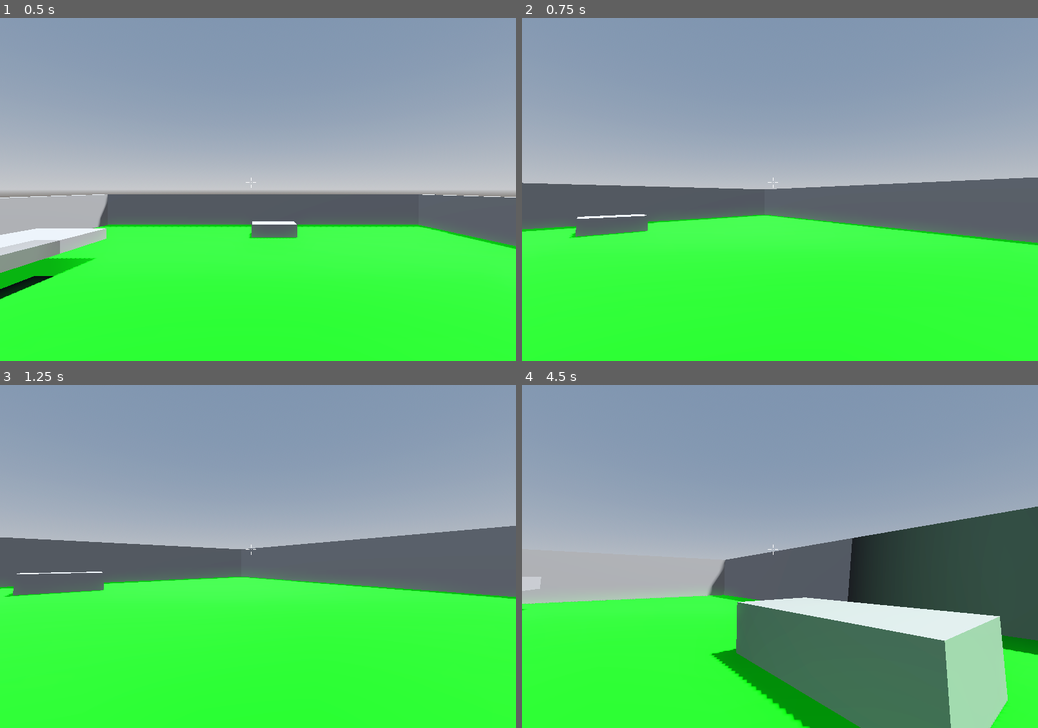
Above: before the commit, frames 1-4 (two rows, left to right).
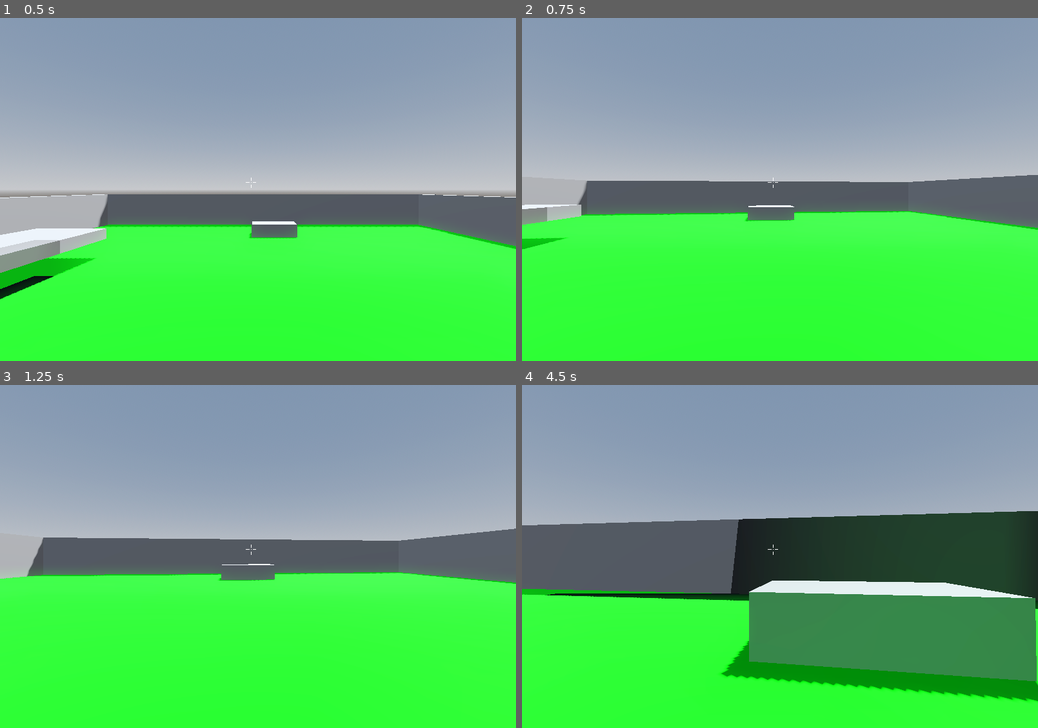
Above: after the commit, the same moments.

Repository: jd-58/FPS-game
Game: Godot game, scene res://Scenes.tscn
Two runs of this game, one before a commit and one after it. Both use one fixed random seed, a clock stepped at 60 frames per second and the inputs below.
Inputs (mouse positions are in pixels of both pictures, inside the frame that each line leads up to):
- Up to frame 1 (0.5 s): no input
- Up to frame 2 (0.75 s): move the mouse to (805, 189) at 0.52 s; hold W (Forward) from 0.53 s (still down); hold C (Crouch) from 0.53 s (still down)
- Up to frame 3 (1.25 s): keep holding W (Forward); keep holding C (Crouch)
- Up to frame 4 (4.5 s): keep holding W (Forward); move the mouse to (754, 556) at 1.27 s; release C (Crouch) at 1.28 s; tap C (Crouch) at 1.35, 2.85 s; move the mouse to (790, 549) at 2.02 s; hold C (Crouch) 2.03-2.78 s; tap Shift (Sprint) at 2.1, 4.35 s; move the mouse to (774, 563) at 2.77 s; move the mouse to (816, 559) at 3.52 s; hold C (Crouch) 3.53-4.28 s; move the mouse to (738, 553) at 4.27 s

Frame 1 is identical in both runs. In frame 2, 6.5% of the frame differs, in the area x 0-100%, y 45-68%; in frame 3, 5.7%; in frame 4, 39%, in the area x 0-100%, y 35-100%.

Commit message:
Re-added crouching
Added crouching through the state machine

Diff:
--- a/Controllers/player_controller.gd
+++ b/Controllers/player_controller.gd
@@ -2,7 +2,7 @@
 
 extends CharacterBody3D
 
-@export var MOUSE_SENSITIVITY : float = 0.5
+@export var MOUSE_SENSITIVITY : float = 0.08
 @export var TILT_LOWER_LIMIT := deg_to_rad(-90.0)
 @export var TILT_UPPER_LIMIT := deg_to_rad(90.0)
 @export var CAMERA_CONTROLLER : Camera3D
--- a/Controllers/player_controller.tscn
+++ b/Controllers/player_controller.tscn
@@ -8,49 +8,11 @@
 [ext_resource type="Script" path="res://Scripts/IdlePlayerState.gd" id="6_8djid"]
 [ext_resource type="Script" path="res://Scripts/WalkingPlayerState.gd" id="7_og5xb"]
 [ext_resource type="Script" path="res://Scripts/SprintingPlayerState.gd" id="8_xlye1"]
+[ext_resource type="Script" path="res://Scripts/CrouchingPlayerState.gd" id="9_rod4l"]
 
 [sub_resource type="CapsuleShape3D" id="CapsuleShape3D_umppa"]
 
 [sub_resource type="CapsuleMesh" id="CapsuleMesh_0kc6y"]
-
-[sub_resource type="Animation" id="Animation_e6r1h"]
-resource_name = "Crouch"
-tracks/0/type = "value"
-tracks/0/imported = false
-tracks/0/enabled = true
-tracks/0/path = NodePath("CollisionShape3D:shape:height")
-tracks/0/interp = 2
-tracks/0/loop_wrap = true
-tracks/0/keys = {
-"times": PackedFloat32Array(0, 1),
-"transitions": PackedFloat32Array(1, 1),
-"update": 0,
-"values": [2.0, 1.5]
-}
-tracks/1/type = "value"
-tracks/1/imported = false
-tracks/1/enabled = true
-tracks/1/path = NodePath("CollisionShape3D:position")
-tracks/1/interp = 2
-tracks/1/loop_wrap = true
-tracks/1/keys = {
-"times": PackedFloat32Array(0, 1),
-"transitions": PackedFloat32Array(1, 1),
-"update": 0,
-"values": [Vector3(0, 1, 0), Vector3(0, 1, 0)]
-}
-tracks/2/type = "value"
-tracks/2/imported = false
-tracks/2/enabled = true
-tracks/2/path = NodePath("CameraController:position")
-tracks/2/interp = 2
-tracks/2/loop_wrap = true
-tracks/2/keys = {
-"times": PackedFloat32Array(0, 1),
-"transitions": PackedFloat32Array(1, 1),
-"update": 0,
-"values": [Vector3(0, 1.5, 0), Vector3(0, 1.5, 0)]
-}
 
 [sub_resource type="Animation" id="Animation_ragnj"]
 length = 0.001
@@ -233,9 +195,48 @@
 "times": PackedFloat32Array(0, 0.3, 0.5, 0.8, 1, 1.2)
 }
 
+[sub_resource type="Animation" id="Animation_e6r1h"]
+resource_name = "Crouch"
+tracks/0/type = "value"
+tracks/0/imported = false
+tracks/0/enabled = true
+tracks/0/path = NodePath("CollisionShape3D:shape:height")
+tracks/0/interp = 2
+tracks/0/loop_wrap = true
+tracks/0/keys = {
+"times": PackedFloat32Array(0, 1),
+"transitions": PackedFloat32Array(1, 1),
+"update": 0,
+"values": [2.0, 1.5]
+}
+tracks/1/type = "value"
+tracks/1/imported = false
+tracks/1/enabled = true
+tracks/1/path = NodePath("CollisionShape3D:position")
+tracks/1/interp = 2
+tracks/1/loop_wrap = true
+tracks/1/keys = {
+"times": PackedFloat32Array(0, 1),
+"transitions": PackedFloat32Array(1, 1),
+"update": 0,
+"values": [Vector3(0, 1, 0), Vector3(0, 1, 0)]
+}
+tracks/2/type = "value"
+tracks/2/imported = false
+tracks/2/enabled = true
+tracks/2/path = NodePath("CameraController:position")
+tracks/2/interp = 2
+tracks/2/loop_wrap = true
+tracks/2/keys = {
+"times": PackedFloat32Array(0, 1),
+"transitions": PackedFloat32Array(1, 1),
+"update": 0,
+"values": [Vector3(0, 1.5, 0), Vector3(0, 1.5, 0)]
+}
+
 [sub_resource type="AnimationLibrary" id="AnimationLibrary_wo6ts"]
 _data = {
-"Crouch": SubResource("Animation_e6r1h"),
+"Crouching": SubResource("Animation_e6r1h"),
 "RESET": SubResource("Animation_ragnj"),
 "Sprinting": SubResource("Animation_6vq26"),
 "Walking": SubResource("Animation_uflpg")
@@ -345,4 +346,7 @@
 [node name="SprintingPlayerState" type="Node" parent="PlayerStateMachine"]
 script = ExtResource("8_xlye1")
 
+[node name="CrouchingPlayerState" type="Node" parent="PlayerStateMachine"]
+script = ExtResource("9_rod4l")
+
 [connection signal="animation_started" from="AnimationPlayer" to="." method="_on_animation_player_animation_started"]
--- /dev/null
+++ b/Scripts/CrouchingPlayerState.gd
@@ -0,0 +1,29 @@
+class_name CrouchingPlayerState extends PlayerMovementState
+
+@export var SPEED : float = 3.0
+@export var ACCELERATION : float = 0.1
+@export var DECELERATION : float = 0.25
+@export_range(1, 6, 0.1) var CROUCH_SPEED : float = 4.0
+
+@onready var CROUCH_SHAPECAST : ShapeCast3D = $"../../ShapeCast3D"
+
+func enter() -> void:
+	ANIMATION.play("Crouching", -1.0, CROUCH_SPEED)
+
+func update(delta):
+	PLAYER.update_gravity(delta)
+	PLAYER.update_input(SPEED,ACCELERATION,DECELERATION)
+	PLAYER.update_velocity()
+
+	if Input.is_action_just_released("Crouch"):
+		uncrouch()
+
+func uncrouch():
+	if CROUCH_SHAPECAST.is_colliding() == false and Input.is_action_pressed("Crouch") == false:
+		ANIMATION.play("Crouching", -1.0, -CROUCH_SPEED * 1.5, true)
+		if ANIMATION.is_playing():
+			await ANIMATION.animation_finished
+		transition.emit("IdlePlayerState")
+	elif CROUCH_SHAPECAST.is_colliding() == true:
+		await get_tree().create_timer(0.1).timeout
+		uncrouch()
--- a/Scripts/IdlePlayerState.gd
+++ b/Scripts/IdlePlayerState.gd
@@ -15,5 +15,8 @@
 	PLAYER.update_input(SPEED, ACCELERATION, DECELERATION)
 	PLAYER.update_velocity()
 
+	if Input.is_action_just_pressed('Crouch') and PLAYER.is_on_floor():
+		transition.emit("CrouchingPlayerState")
+
 	if Global.player.velocity.length() > 0.0 and Global.player.is_on_floor():
 		transition.emit("WalkingPlayerState")
--- a/Scripts/SprintingPlayerState.gd
+++ b/Scripts/SprintingPlayerState.gd
@@ -7,6 +7,9 @@
 
 func enter() -> void:
 	ANIMATION.play("Sprinting",0.5,1.0)
+
+func exit() -> void:
+	ANIMATION.speed_scale = 1.0
 
 
 func update(delta):
--- a/Scripts/WalkingPlayerState.gd
+++ b/Scripts/WalkingPlayerState.gd
@@ -3,12 +3,15 @@
 extends PlayerMovementState
 
 @export var SPEED : float = 5.0
-@export var ACCELERATION : float = 0.03
-@export var DECELERATION : float = 0.03
+@export var ACCELERATION : float = 0.05
+@export var DECELERATION : float = 0.05
 @export var TOP_ANIM_SPEED : float = 2.2
 
 func enter() -> void:
 	ANIMATION.play("Walking",-1.0,1.0)
+
+func exit() -> void:
+	ANIMATION.speed_scale = 1.0
 
 
 func update(delta):
@@ -23,6 +26,9 @@
 	if Input.is_action_just_pressed("Sprint") and Global.player.is_on_floor():
 		transition.emit("SprintingPlayerState")
 
+	if Input.is_action_just_pressed('Crouch') and PLAYER.is_on_floor():
+		transition.emit("CrouchingPlayerState")
+
 func set_animation_speed(spd):
 	var alpha = remap(spd, 0.0, SPEED, 0.0, 1.0)
 	ANIMATION.speed_scale = lerp(0.0, TOP_ANIM_SPEED, alpha)
Not shown: 1 places in Controllers/player_controller.tscn that only renumber resources
